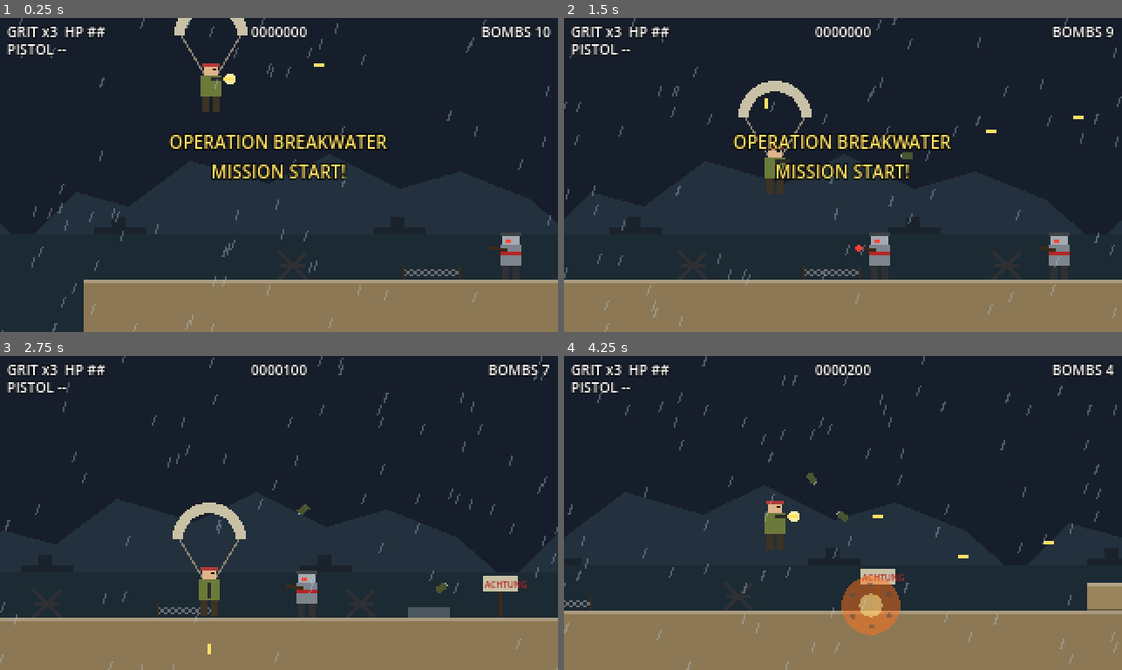
Above: before the commit, frames 1-4 (two rows, left to right).
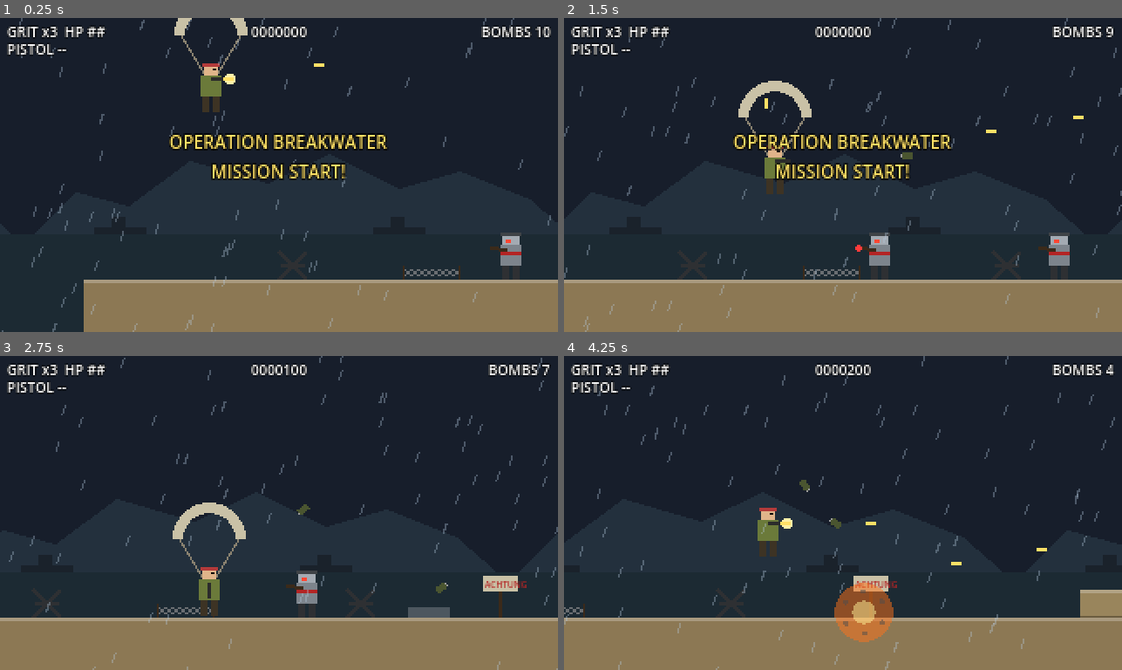
Above: after the commit, the same moments.

Repository: anthony-developer-FS/grit-iron-directorate
Game: Godot game, scene res://tests/mission_test.tscn
Same seed, same stepped clock (60 frames per second), same inputs: the game is played once before the commit and once after it. This scene is started directly instead of the project's main scene.
Inputs:
- Up to frame 1 (0.25 s): no input
- Up to frame 2 (1.5 s): hold Right (move_right) from 0.53 s (still down); tap C (grenade) at 0.6 s; tap Z (jump) at 0.77 s; tap Up (aim_up) at 1.35 s
- Up to frame 3 (2.75 s): tap Z (jump) at 1.52 s; tap C (grenade) at 1.55, 2.3 s; release Right (move_right) at 2.03 s; hold Left (move_left) from 2.03 s (still down); hold Down (crouch) from 2.03 s (still down)
- Up to frame 4 (4.25 s): release Left (move_left) at 2.78 s; release Down (crouch) at 2.78 s; hold Right (move_right) from 2.78 s (still down); tap C (grenade) at 2.85, 3.8 s; tap Z (jump) at 3.02, 3.77 s; hold X (shoot) from 3.53 s (still down)

The runs differ from the first frame. In frame 1, 0.4% of the frame differs, in the area x 10-99%, y 0-42%; in frame 2, 1.1%; in frame 3, 1.1%; in frame 4, 7.1%, in the area x 0-100%, y 0-100%.

Commit message:
Let every gun hurt the boss and add timed supply drops
Bullets and rockets now also check their flight path with a ray each
frame. Area overlaps never reported static bodies, so shots flew through
walls, MG nests and every Seewall battery part, and only grenades (real
physics bodies) could hurt them. Boss parts that aren't open yet no
longer collide, so they can't shield an open part they overlap.

A supply drop now parachutes a random special weapon in ahead of Grit
every 60 to 90 seconds (within 40 seconds in arena fights), with a bomb
crate alongside when he has 4 grenades or fewer.

The mission test now kills the boss with real bullets and checks that a
supply drop came down.

Co-Authored-By: Claude Opus 5.5 (1M context) <noreply@anthropic.com>
Claude-Session: https://claude.ai/code/session_01SJuoyxwEbaFdBrAx1Ejgro

Diff:
--- a/scripts/bosses/boss_part.gd
+++ b/scripts/bosses/boss_part.gd
@@ -1,7 +1,8 @@
 class_name BossPart
 extends StaticBody2D
-## A destructible piece of a boss. It soaks up bullets all the time, but only takes damage
-## while `vulnerable` (the boss opens parts up phase by phase).
+## A destructible piece of a boss. It only takes damage, and only stops bullets, while
+## `vulnerable` (the boss opens parts up phase by phase). Parts that aren't open yet let shots
+## pass through to the wall behind, so they can't shield an open part they overlap.
 
 signal destroyed
 
@@ -15,10 +16,12 @@
 var vulnerable := false:
 	set(value):
 		vulnerable = value
-		if value and not is_destroyed():
+		var open := value and not is_destroyed()
+		if open:
 			add_to_group("enemies")
 		else:
 			remove_from_group("enemies")
+		set_deferred("collision_layer", 4 if open else 0)
 		queue_redraw()
 ## 0..1, used by the boss to show a charge-up glow.
 var charge := 0.0:
@@ -37,7 +40,7 @@
 	shape.shape = rect
 	shape.position = Vector2(size.x / 2.0, -size.y / 2.0)
 	add_child(shape)
-	collision_layer = 4
+	collision_layer = 4 if vulnerable else 0
 	collision_mask = 0
 
 
@@ -58,7 +61,6 @@
 	_hit_flash = 0.05
 	if health <= 0:
 		vulnerable = false
-		set_deferred("collision_layer", 0)
 		Game.add_score(1000)
 		var explosion := ExplosionScene.instantiate() as Explosion
 		explosion.position = global_position + Vector2(size.x / 2.0, -size.y / 2.0)
--- a/scripts/level/mission.gd
+++ b/scripts/level/mission.gd
@@ -1,6 +1,7 @@
 extends Node2D
 ## Root of a mission level. Starts the mission (when run straight from the editor),
-## puts Grit at the last checkpoint if restarting, and snaps the camera to him.
+## puts Grit at the last checkpoint if restarting, snaps the camera to him, and starts the
+## timed supply drops.
 
 @onready var _player: Player = $Player
 @onready var _camera: ForwardCamera = $Camera
@@ -12,6 +13,10 @@
 	if Game.checkpoint_position != Vector2.INF:
 		_player.place_at(Game.checkpoint_position)
 	_camera.snap_to_target()
+	var drops := SupplyDrops.new()
+	drops.player = _player
+	drops.camera = _camera
+	add_child(drops)
 	if not _player.parachuting:
 		return
 	# Parachute drop: keep the camera at beach level while Grit drifts down into view.
--- /dev/null
+++ b/scripts/level/supply_drops.gd
@@ -0,0 +1,63 @@
+class_name SupplyDrops
+extends Node
+## Parachutes a random special weapon in just ahead of Grit every minute or so, more often during
+## arena fights, so he always has something heavier than the pistol coming. When he is low on
+## grenades a bomb crate comes down alongside it.
+
+const PickupScene := preload("res://scenes/pickups/pickup.tscn")
+const WEAPONS := ["hmg", "rocket", "shotgun", "flame"]
+const MIN_INTERVAL := 60.0
+const MAX_INTERVAL := 90.0
+## While the camera is locked for an arena fight (half-track, Seewall battery).
+const ARENA_INTERVAL := 40.0
+const LOW_GRENADES := 4
+## How far ahead of Grit the crate lands.
+const DROP_AHEAD := 60.0
+
+var player: Player
+var camera: ForwardCamera
+
+var _timer := 0.0
+
+
+func _ready() -> void:
+	_timer = randf_range(MIN_INTERVAL, MAX_INTERVAL)
+
+
+func _physics_process(delta: float) -> void:
+	if player == null or player.dead or player.parachuting or not Game.mission_running:
+		return
+	_timer -= delta
+	if camera.locked:
+		_timer = minf(_timer, ARENA_INTERVAL)
+	if _timer > 0.0:
+		return
+	_timer = ARENA_INTERVAL if camera.locked else randf_range(MIN_INTERVAL, MAX_INTERVAL)
+	drop()
+
+
+func drop() -> void:
+	var choices := WEAPONS.filter(func(weapon: String) -> bool: return weapon != player.weapon)
+	var x := player.global_position.x + DROP_AHEAD
+	if camera.locked:
+		# Keep it on screen in an arena; the view can't scroll to reach it.
+		var half_width := camera.get_viewport_rect().size.x / 2.0
+		x = clampf(x, camera.global_position.x - half_width + 24.0, camera.global_position.x + half_width - 40.0)
+	_spawn(choices.pick_random(), x)
+	if Game.grenades <= LOW_GRENADES:
+		_spawn("grenades", x + 28.0)
+	Game.show_message("SUPPLY DROP!", 1.2)
+
+
+func _spawn(kind: String, x: float) -> void:
+	var space := player.get_world_2d().direct_space_state
+	# Land on whatever floor Grit is on, or fall back to his height over a pit.
+	var from := Vector2(x, player.global_position.y - 40.0)
+	var ground := ArtilleryStrike.find_ground(space, from)
+	if ground == from:
+		ground = Vector2(x, player.global_position.y)
+	var pickup := PickupScene.instantiate() as Pickup
+	pickup.kind = kind
+	pickup.parachute = true
+	pickup.position = ground
+	get_parent().add_child(pickup)
--- a/scripts/pickups/pickup.gd
+++ b/scripts/pickups/pickup.gd
@@ -71,18 +71,33 @@
 	"Y": Color("d8b040"), "B": Color("3d2a18"),
 }
 
+## Supply drops float down under a small parachute from this far above where they land.
+const PARACHUTE_HEIGHT := 140.0
+const PARACHUTE_SPEED := 40.0
+
+## Set before adding to the tree to make the pickup drift down onto its position.
+var parachute := false
+
 var _base_y := 0.0
 var _time := 0.0
+var _falling := false
 
 
 func _ready() -> void:
 	_base_y = position.y
 	body_entered.connect(_on_body_entered)
+	if parachute:
+		_falling = true
+		position.y = _base_y - PARACHUTE_HEIGHT
 
 
 func _process(delta: float) -> void:
 	_time += delta
-	position.y = _base_y + roundf(sin(_time * 4.0) * 1.5)
+	if _falling:
+		position.y = minf(position.y + PARACHUTE_SPEED * delta, _base_y)
+		_falling = position.y < _base_y
+	else:
+		position.y = _base_y + roundf(sin(_time * 4.0) * 1.5)
 	queue_redraw()
 
 
@@ -107,6 +122,8 @@
 	var rows: Array = SPRITES[kind]
 	var width: int = rows[0].length()
 	var origin := Vector2(-width / 2, -rows.size() - 2)
+	if _falling:
+		_draw_parachute(origin.y)
 	# Small glint so pickups stand out from the scenery.
 	if int(_time * 3.0) % 3 == 0:
 		draw_rect(Rect2(origin + Vector2(width - 3, -2), Vector2(1, 1)), Color.WHITE)
@@ -116,3 +133,14 @@
 			var key := row[x]
 			if key != ".":
 				draw_rect(Rect2(origin + Vector2(x, y), Vector2.ONE), PALETTE[key])
+
+
+func _draw_parachute(top: float) -> void:
+	var canopy := Vector2(0, top - 22)
+	draw_line(Vector2(-6, top), canopy + Vector2(-10, 2), Color("d8d0b8"))
+	draw_line(Vector2(6, top), canopy + Vector2(10, 2), Color("d8d0b8"))
+	var dome := PackedVector2Array()
+	for i in 9:
+		dome.append(canopy + Vector2.from_angle(PI + PI * i / 8.0) * Vector2(12, 9))
+	draw_colored_polygon(dome, Color("c8c0a0"))
+	draw_rect(Rect2(canopy + Vector2(-12, -1), Vector2(24, 2)), Color("8a826a"))
--- a/scripts/projectiles/bullet.gd
+++ b/scripts/projectiles/bullet.gd
@@ -49,12 +49,33 @@
 
 
 func _physics_process(delta: float) -> void:
+	var from := global_position
 	position += velocity * delta
+	_sweep(from, global_position)
 	_age += delta
 	if _age > lifetime:
 		queue_free()
 	elif style == Style.FLAME:
 		queue_redraw()
+
+
+## Checks the path flown this frame for anything solid. The Area2D's body_entered signal still
+## catches moving bodies (troops, vehicles), even point blank, but area overlaps never report
+## static bodies (walls, MG nests, boss parts), so those need this ray. It also stops fast shots
+## skipping past thin targets between frames.
+func _sweep(from: Vector2, to: Vector2) -> void:
+	var space := get_world_2d().direct_space_state
+	var query := PhysicsRayQueryParameters2D.create(from, to, collision_mask)
+	# Piercing shots can pass through several targets in one frame.
+	for i in 4:
+		query.exclude = _already_hit.map(func(body: Node) -> RID: return body.get_rid())
+		var hit := space.intersect_ray(query)
+		if hit.is_empty():
+			return
+		global_position = hit["position"] if not pierce else global_position
+		_on_body_entered(hit["collider"])
+		if is_queued_for_deletion() or not hit["collider"] in _already_hit:
+			return
 
 
 func _on_body_entered(body: Node) -> void:
--- a/scripts/projectiles/rocket.gd
+++ b/scripts/projectiles/rocket.gd
@@ -32,7 +32,16 @@
 	if target:
 		var wanted := (target.global_position + Vector2(0, -12) - global_position).angle()
 		direction = Vector2.from_angle(rotate_toward(direction.angle(), wanted, TURN_RATE * delta))
+	var from := global_position
 	position += direction * _speed * delta
+	# body_entered catches troops and vehicles, but area overlaps never report static bodies
+	# (walls, MG nests, boss parts), so check the path flown this frame with a ray too.
+	var query := PhysicsRayQueryParameters2D.create(from, global_position, collision_mask)
+	var hit := get_world_2d().direct_space_state.intersect_ray(query)
+	if not hit.is_empty():
+		global_position = hit["position"]
+		_explode()
+		return
 	rotation = direction.angle()
 	if _age > LIFETIME:
 		_explode()
--- a/tests/mission_test.gd
+++ b/tests/mission_test.gd
@@ -6,6 +6,7 @@
 ## Exits with code 0 on success, 1 on failure.
 
 const MissionScene := preload("res://scenes/levels/mission1.tscn")
+const BulletScene := preload("res://scenes/projectiles/bullet.tscn")
 const TIME_LIMIT := 400.0
 ## After this long in the boss arena the test finishes the boss off directly, phase by phase,
 ## since the bot can't climb the planks to reach the high targets.
@@ -41,6 +42,9 @@
 	_half_track.defeated.connect(func() -> void: _seen["half_track_defeated"] = true)
 	Game.mission_completed.connect(func() -> void: _seen["mission_completed"] = true)
 	Game.checkpoint_reached.connect(func() -> void: _seen["checkpoint"] = true)
+	Game.message_requested.connect(func(text: String, _duration: float) -> void:
+		if text == "SUPPLY DROP!":
+			_seen["supply_drop"] = true)
 	_check_difficulty()
 	_check_volley_spacing()
 	Game.difficulty = Game.Difficulty.HARD
@@ -121,13 +125,17 @@
 
 
 func _finish_boss() -> void:
-	# One heavy hit every half second, so each phase gets to run its attacks.
+	# One heavy shot every half second, so each phase gets to run its attacks. Real bullets, so a
+	# part that bullets can't reach (or that another part shields) fails the boss phases.
 	if int(_boss_time * 2.0) == int((_boss_time - get_physics_process_delta_time()) * 2.0):
 		return
 	for part_name in ["TurretLow", "TurretHigh", "Breech", "Core"]:
 		var part := _boss.get_node(part_name) as BossPart
 		if part.vulnerable and not part.is_destroyed():
-			part.take_damage(10)
+			var center := part.global_position + Vector2(part.size.x / 2.0, -part.size.y / 2.0)
+			var bullet := BulletScene.instantiate() as Bullet
+			bullet.setup(Bullet.Team.PLAYER, center - Vector2(40, 0), Vector2(320, 0), 10)
+			_level.add_child(bullet)
 			return
 
 
@@ -161,6 +169,7 @@
 		"boss_phase_4": "boss was never destroyed",
 		"mission_completed": "mission never completed",
 		"pow_fighting": "no rescued POW fought alongside Grit",
+		"supply_drop": "no supply drop came down",
 	}
 	for key in expectations:
 		if not _seen.has(key):
Not shown, added: scripts/level/supply_drops.gd.uid
Not shown, changed: README.md
